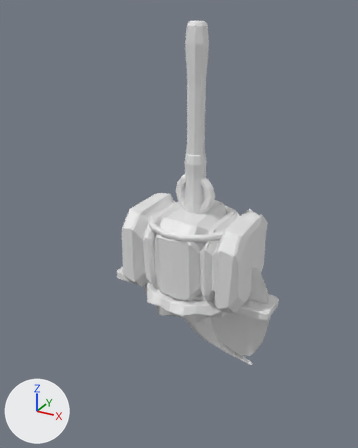
An edit to the glTF model assets/parts/parts.glb, drawn before and after from the same camera.
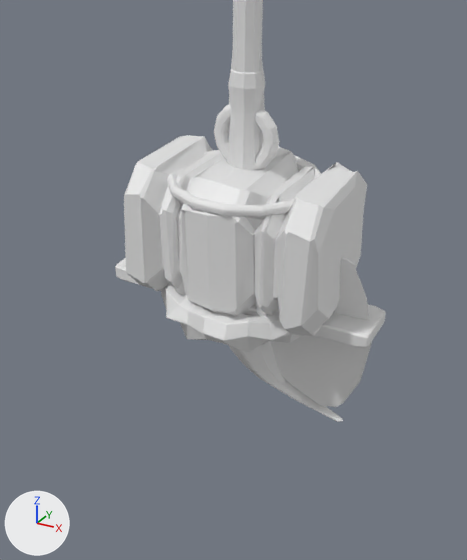
There are two pictures of each version: one whole from a 50 mm camera at (0.724, -1.431, 0.96) aimed at (-0.092, 0.054, 0.217), one close up on the part from 13% to 91% of the width and 25% to 100% of the height. Every picture has the same lights, and +X, +Y and +Z are marked at lower left. The older version's two pictures come first.

Objects in the first close-up: 'blade_axe', 'bucket_body', 'chili_pod', 'haft_long', 'haft_short', 'key_body', 'plank_board', 'rope_coil', 'straw_bale' and 4 more.
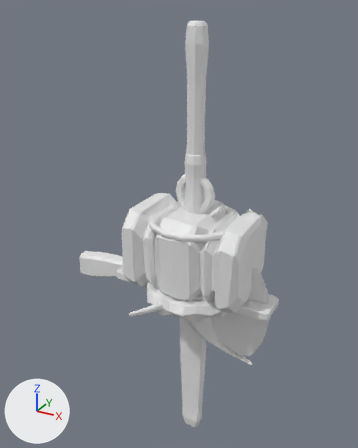
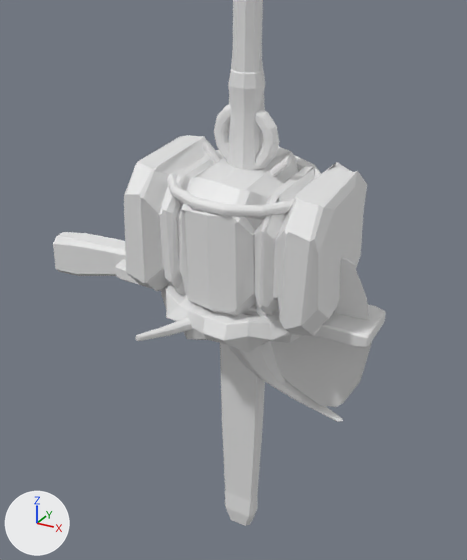
Pixel boxes [x1, y1, x2, y2] of what changed, in the close-ups (467 x 560 px):
'scabbard_long', added: after [220, 343, 265, 526]
'stock_crossbow', added: after [53, 232, 126, 276]
'prod_bow', added: after [136, 318, 193, 341]
'fork_sling', added: after [203, 140, 291, 176]

What changed in the scene script:
```text
Add me_stock_crossbow:
    me_stock_crossbow.from_pydata(...)  # 96 vertices, 188 faces; spans x -0.52..0.042, y -0.036..0.036, z -0.081..0.038
Add me_scabbard_long:
    me_scabbard_long.from_pydata(...)  # 72 vertices, 140 faces; spans x -0.062..0.062, y -0.027..0.027, z -0.672..0.0
Add me_prod_bow:
    me_prod_bow.from_pydata(...)  # 140 vertices, 276 faces; spans x -0.113..0.019, y -0.265..0.265, z -0.017..0.017
Add me_fork_sling:
    me_fork_sling.from_pydata(...)  # 210 vertices, 401 faces; spans x -0.098..0.098, y -0.03..0.03, z 0.0..0.347
Add ob_stock_crossbow:
    ob_stock_crossbow = bpy.data.objects.new('stock_crossbow', me_stock_crossbow)
    ob_stock_crossbow.location = (0.0, 0.0, 0.0)
Add ob_scabbard_long:
    ob_scabbard_long = bpy.data.objects.new('scabbard_long', me_scabbard_long)
    ob_scabbard_long.location = (0.0, 0.0, 0.0)
Add ob_prod_bow:
    ob_prod_bow = bpy.data.objects.new('prod_bow', me_prod_bow)
    ob_prod_bow.location = (0.0, 0.0, 0.0)
Add ob_fork_sling:
    ob_fork_sling = bpy.data.objects.new('fork_sling', me_fork_sling)
    ob_fork_sling.location = (0.0, 0.0, 0.0)
```
